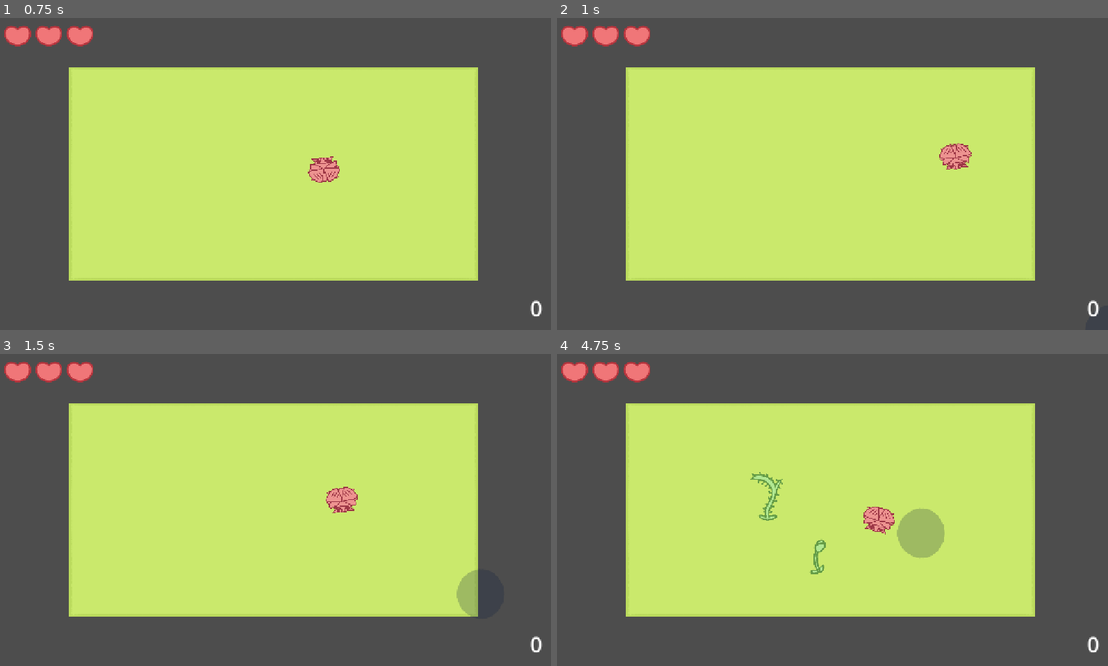
Above: before the commit, frames 1-4 (two rows, left to right).
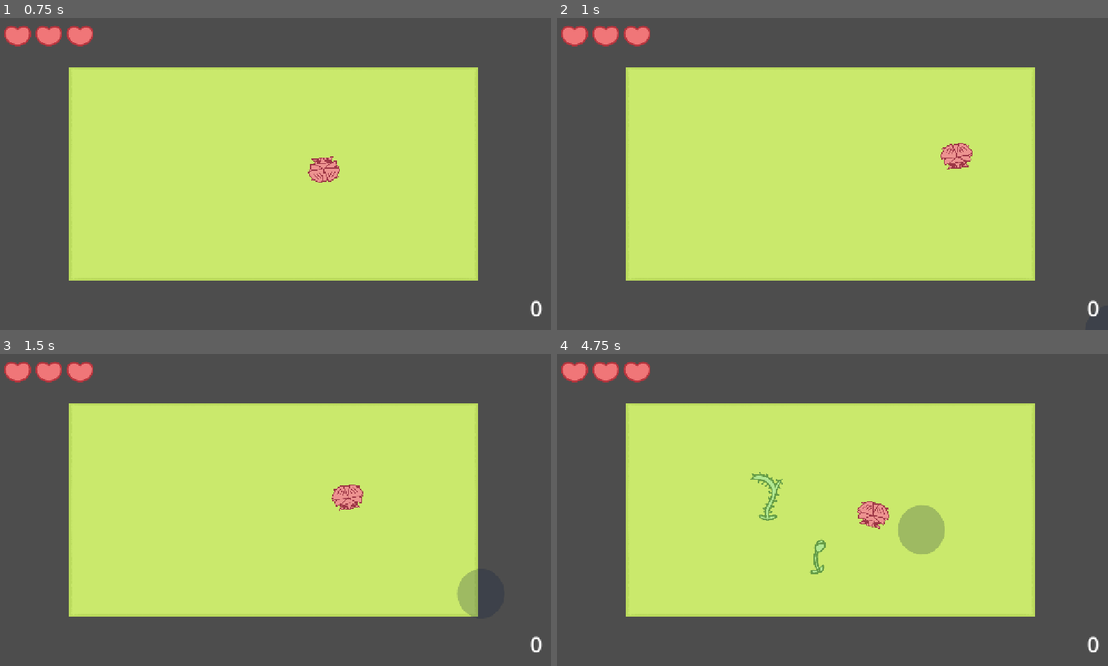
Above: after the commit, the same moments.

Repository: marikadu/FlowerBug
Game: Godot game, scene res://main.tscn
Two runs of this game, one before a commit and one after it. Both use one fixed random seed, a clock stepped at 60 frames per second and the inputs below. The engine's default icon, where the game draws it, is replaced by a stand-in: a white triangle on a blue panel in a dark square.
Inputs (mouse positions are in pixels of both pictures, inside the frame that each line leads up to):
- Up to frame 1 (0.75 s): tap Enter at 0.5 s; move the mouse to (396, 158) at 0.52 s; click (396, 158) at 0.6 s
- Up to frame 2 (1 s): no input
- Up to frame 3 (1.5 s): move the mouse to (159, 525) at 1.27 s; right-click (159, 525) at 1.35 s
- Up to frame 4 (4.75 s): move the mouse to (887, 441) at 2.02 s; click (887, 441) at 2.1 s; move the mouse to (804, 572) at 2.77 s; right-click (804, 572) at 2.85 s; move the mouse to (997, 556) at 3.52 s; click (997, 556) at 3.6 s; move the mouse to (661, 463) at 4.27 s; right-click (661, 463) at 4.35 s

Frame 1 is identical in both runs. In frame 2, 0.2% of the frame differs, in the area x 69-76%, y 40-49%; in frame 3, 0.3%; in frame 4, 0.6%, in the area x 54-71%, y 47-66%.

Commit message:
insect shakes when the bird appears

Diff:
--- a/Globals/Events.gd
+++ b/Globals/Events.gd
@@ -6,6 +6,7 @@
 signal got_speed_powerup
 
 # bird/enemy related
+signal spawned_bird
 signal can_detect_bird
 signal cannot_detect_bird
 signal caught_by_a_bird
--- a/main.gd
+++ b/main.gd
@@ -191,6 +191,7 @@
 
 func spawn_enemy():
 	if not bird_already_present:
+		Events.spawned_bird.emit()
 		AudioManager.play_bird_spawned()
 		bird_already_present = true
 		var enemy = preload("res://enemy/enemy.tscn")
--- a/player/insect.gd
+++ b/player/insect.gd
@@ -34,6 +34,7 @@
 var see_mouse: bool
 var can_detect_bird: bool
 var is_caught = false
+var is_shaking: bool
 var voulnerable: bool # doesn't constantly gets dameged if close to the bird
 
 var identify_flower: String = ""
@@ -44,11 +45,13 @@
 var current_health: int
 
 var current_bite_counter : int = 0
+var shake_strength: float = 1.2
 
 func _ready() -> void:
 
 	Events.can_detect_bird.connect(_on_can_detect_bird)
 	Events.cannot_detect_bird.connect(_on_stop_detect_bird)
+	Events.spawned_bird.connect(_on_spawned_bird)
 
 	eating_bar.hide()
 	trapped_bar.hide()
@@ -56,6 +59,7 @@
 	see_mouse = true
 	insect_can_eat = true
 	can_detect_bird = false
+	is_shaking = false
 	voulnerable = true
 	animated_sprite.play("flying")
 
@@ -184,6 +188,11 @@
 					Events.is_player_caught = true
 					take_damage()
 
+	# the insect starts to shake when the bird spawns
+	if is_shaking:
+		var shake_offset = Vector2(randf_range(-shake_strength, shake_strength), randf_range(-shake_strength, shake_strength))
+		global_position += shake_offset * 3
+
 func _on_insect_area_2d_body_entered(body: Node2D) -> void:
 	if body.is_in_group("flower") or body.is_in_group("carnivorous"):
 		flowers_near.append(body) # adding the nearby flowers to the group
@@ -359,7 +368,14 @@
 func _on_stop_detect_bird():
 	can_detect_bird = false
 	print("can detect: ", can_detect_bird)
+	is_shaking = false
+	# slowly reduce the shake to 0.0 with the weight of 0.01
+	shake_strength = lerp(shake_strength, 0.0, 0.01)
 
 
 func _on_voulnerable_timer_timeout() -> void:
 	voulnerable = true
+
+func _on_spawned_bird():
+	#print("aa birdv")
+	is_shaking = true
